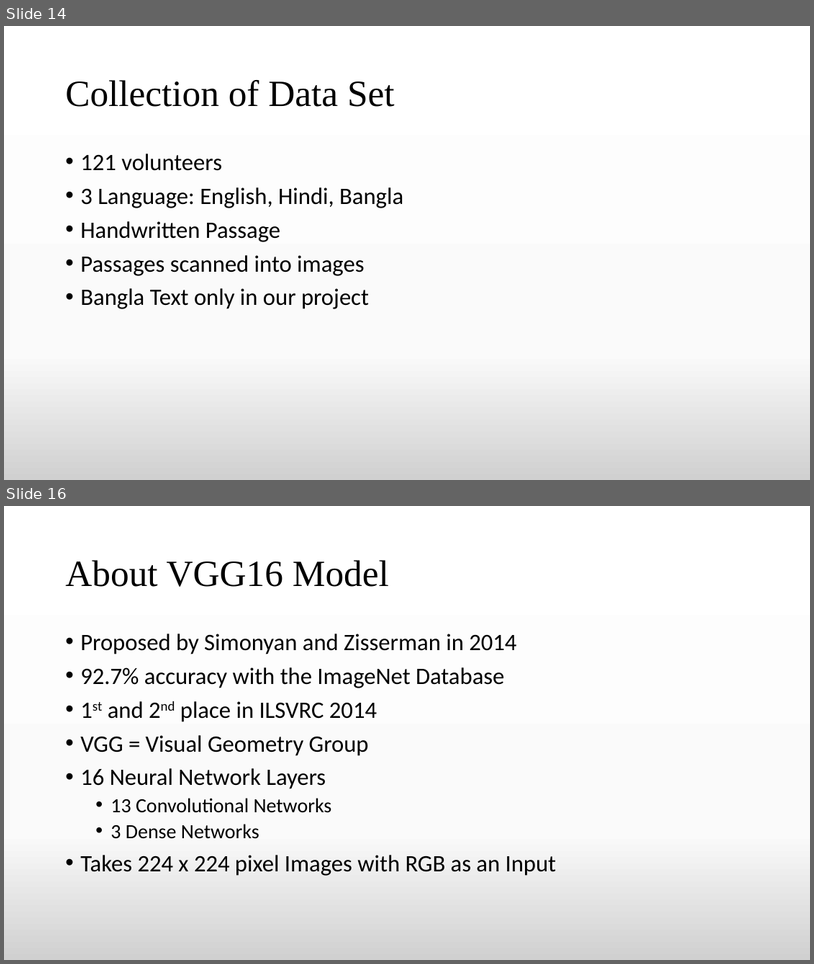
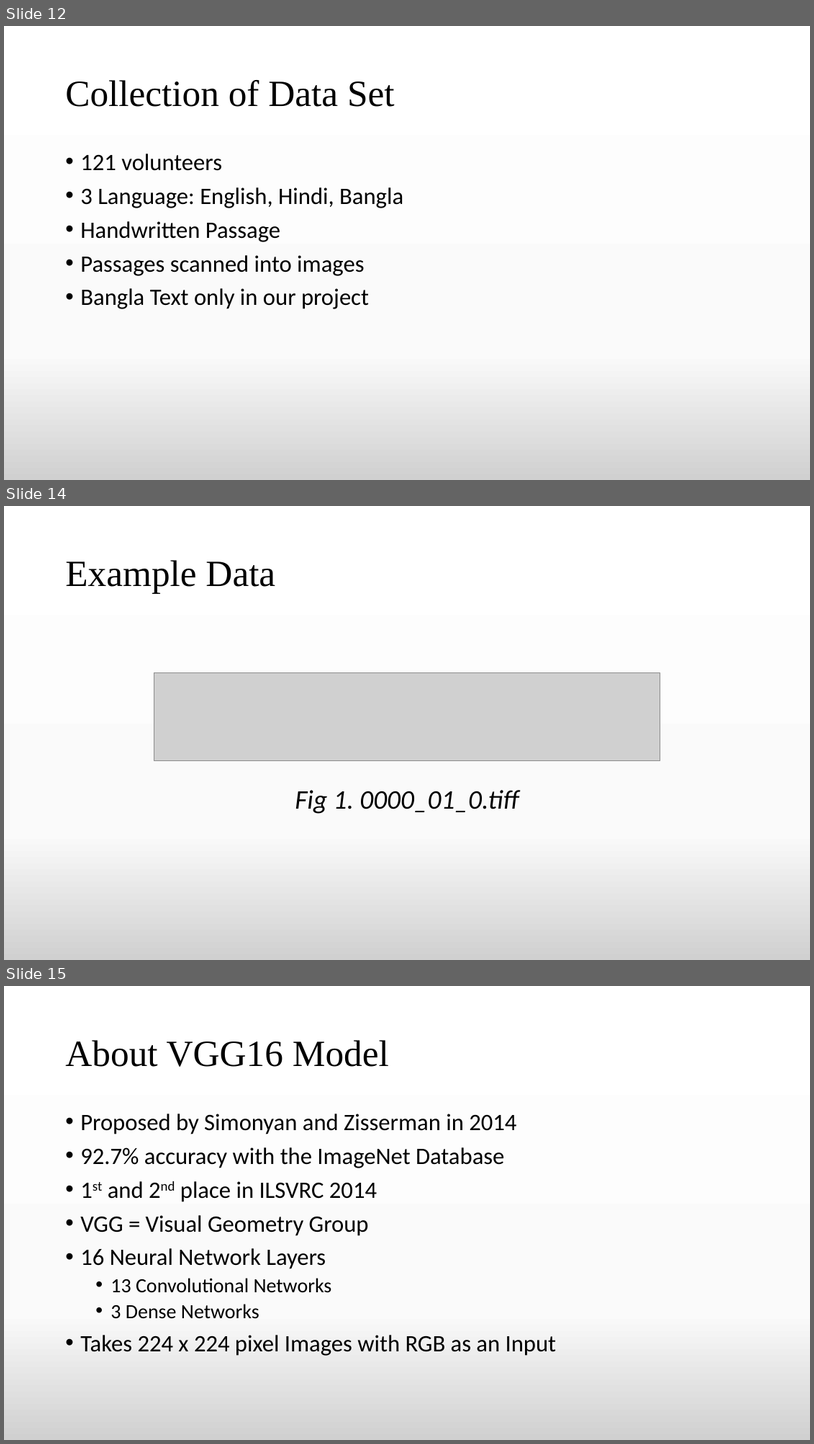
Before and after one commit to TheAnonymousMan/local-language-recognition-gcelt-class-2021, a slide deck: Documentation/4th Year Project Presentation.pptx. Shown one above the other, each under a label of ours: slides 14 and 16 before the commit, slides 12, 14 and 15 after it; the slides between them are not shown. The pictures are 814x964 and 814x1444 pixels, drawn with LibreOffice and Linux fonts; fonts in the diff are those of the drawing; grey boxes stand for pictures. Boxes give left, top, right and bottom in pixels: in the first picture for what was removed or moved away, otherwise in the second. Text is boxed around its words. In the diff, an @@ line names an element or a change of style, - is before the commit and + after.

```diff
--- a/Documentation/4th Year Project Presentation.pptx
+++ b/Documentation/4th Year Project Presentation.pptx
@@ slide 14 added at [4,506,810,960], background gradient #FFFFFF to #FBFBFB to #D1D1D1 @@
@@ title added at [65,560,275,593], 44 pt, text #000000 @@
+Example Data
@@ picture added at [154,673,661,761] @@
@@ text added at [295,790,519,813], 32 pt, text #000000, italic @@
+Fig 1. 0000_01_0.tiff
@@ what was slide 14 is now slide 12 @@
@@ what was slide 16 is now slide 15 @@
```
Also in this commit, not shown: 5 slides changed, 3 other slides added, 3 slides removed, 2 other files.
